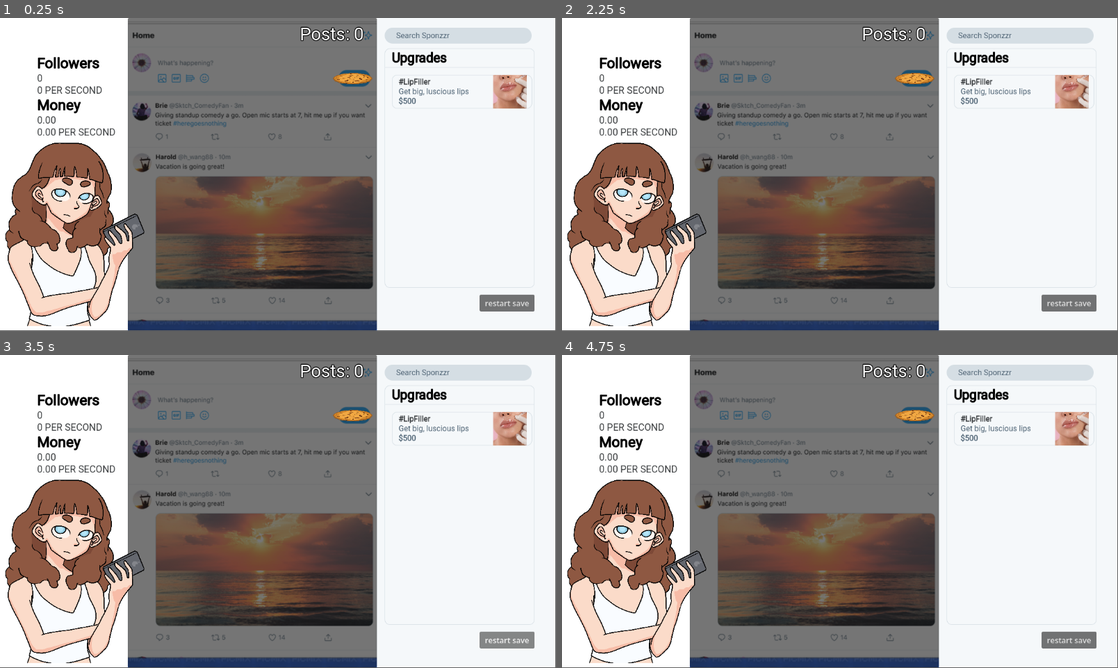
Above: before the commit, frames 1-4 (two rows, left to right).
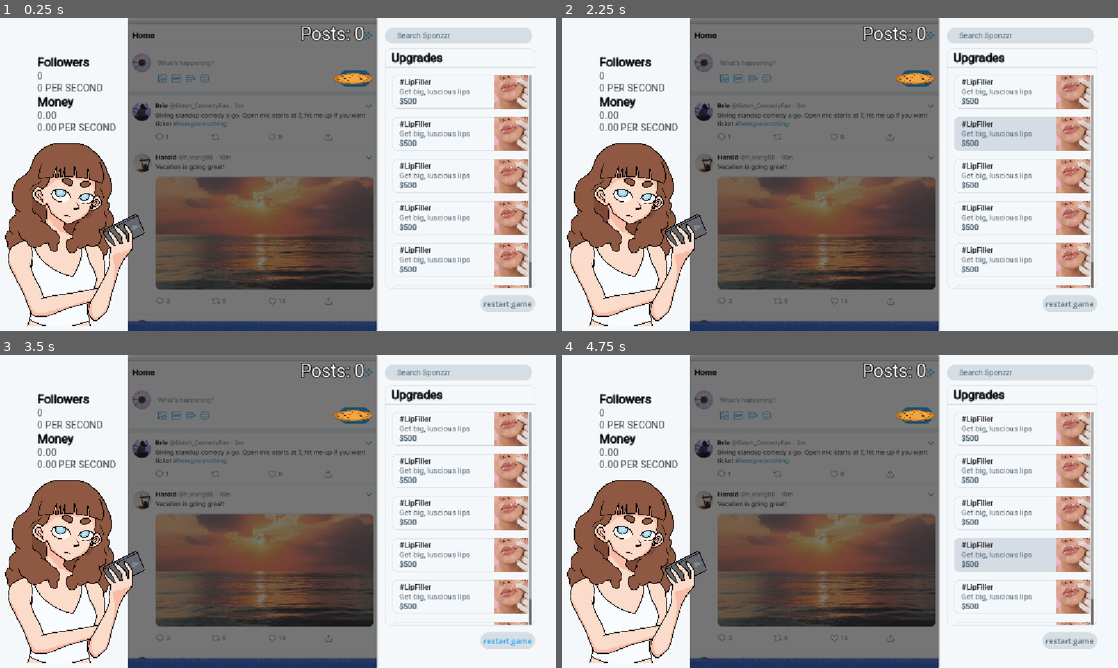
Above: after the commit, the same moments.

Repository: pluto13x/sponzorusa-simulator
Game: Godot game, scene res://scenes/game.tscn
Same seed, same stepped clock (60 frames per second), same inputs: the game is played once before the commit and once after it.
Inputs (mouse positions are in pixels of both pictures, inside the frame that each line leads up to):
- Up to frame 1 (0.25 s): no input
- Up to frame 2 (2.25 s): click (1023, 93) at 0.52 s; click (1023, 93) at 1.27 s; click (1023, 133) at 2.02 s
- Up to frame 3 (3.5 s): click "restart save" (after the commit: "restart game") at 2.75 s
- Up to frame 4 (4.75 s): click (1023, 511) at 3.52 s; click (1023, 555) at 4.27 s
In our replay, the window is 799x449 before the commit and 800x450 after it. These sizes can differ from the game's own. Grey fills any space a smaller window leaves; there, only what the larger window draws over its background counts as a difference.

The runs differ from the first frame. In frame 1, 9.7% of the frame differs, in the area x 0-97%, y 0-100%; in frame 2, 11%; in frame 3, 9.8%; in frame 4, 11%.

Commit message:
scrollable upgrades and ui updates

Diff:
--- a/project.godot
+++ b/project.godot
@@ -14,6 +14,10 @@
 run/main_scene="uid://c21siau1woym7"
 config/features=PackedStringArray("4.6", "GL Compatibility")
 
+[display]
+
+window/stretch/mode="canvas_items"
+
 [physics]
 
 3d/physics_engine="Jolt Physics"
--- a/scenes/game.tscn
+++ b/scenes/game.tscn
@@ -4,21 +4,14 @@
 [ext_resource type="Texture2D" uid="uid://dhxlek2fagvcq" path="res://Screenshot 2026-03-25 234912.png" id="2_u5sy4"]
 [ext_resource type="FontFile" uid="uid://dotcd5415ybtp" path="res://assets/fonts/Roboto-VariableFont_wdth,wght.ttf" id="3_gee14"]
 [ext_resource type="Script" uid="uid://bdnampsdc2ngg" path="res://scripts/stats.gd" id="4_0tnpc"]
-[ext_resource type="Texture2D" uid="uid://7w7donwap0or" path="res://assets/upgrade icons/AdobeStock_316494354-scaled.png" id="4_gee14"]
-[ext_resource type="StyleBox" uid="uid://bed357cj0m3pq" path="res://styles/defaultUpgrade.tres" id="4_vtaks"]
+[ext_resource type="PackedScene" uid="uid://cyhhvmvjjpvxw" path="res://scenes/upgrade_button.tscn" id="4_gee14"]
+[ext_resource type="StyleBox" uid="uid://bfiw1lc2liaon" path="res://styles/search.tres" id="4_vtaks"]
 [ext_resource type="Texture2D" uid="uid://bqm2gipwmx0gg" path="res://assets/img/cookie.png" id="5_vtaks"]
 [ext_resource type="PackedScene" uid="uid://dqm8lpmabpugh" path="res://scenes/sponzorusa.tscn" id="6_kvpfn"]
 [ext_resource type="Script" uid="uid://b5y1pcppps2cc" path="res://scenes/posts.gd" id="6_u5sy4"]
 
 [sub_resource type="StyleBoxFlat" id="StyleBoxFlat_eow3j"]
 bg_color = Color(0.9607843, 0.972549, 0.98039216, 1)
-
-[sub_resource type="StyleBoxFlat" id="StyleBoxFlat_gee14"]
-bg_color = Color(0.8352941, 0.87058824, 0.89411765, 1)
-corner_radius_top_left = 20
-corner_radius_top_right = 20
-corner_radius_bottom_right = 20
-corner_radius_bottom_left = 20
 
 [sub_resource type="StyleBoxFlat" id="StyleBoxFlat_u5sy4"]
 bg_color = Color(0.9607843, 0.972549, 0.98039216, 1)
@@ -39,15 +32,8 @@
 corner_radius_bottom_right = 10
 corner_radius_bottom_left = 10
 
-[sub_resource type="StyleBoxFlat" id="StyleBoxFlat_kvpfn"]
-bg_color = Color(0.8352941, 0.8627451, 0.89411765, 1)
-corner_radius_top_left = 10
-corner_radius_top_right = 10
-corner_radius_bottom_right = 10
-corner_radius_bottom_left = 10
-
 [sub_resource type="StyleBoxFlat" id="StyleBoxFlat_j5wjh"]
-bg_color = Color(1, 1, 1, 1)
+bg_color = Color(0.9607843, 0.972549, 0.98039216, 1)
 
 [sub_resource type="Theme" id="Theme_7jktm"]
 
@@ -84,7 +70,7 @@
 offset_bottom = 53.0
 theme_override_colors/font_color = Color(0.30980393, 0.39215687, 0.45882353, 1)
 theme_override_fonts/font = ExtResource("3_gee14")
-theme_override_styles/normal = SubResource("StyleBoxFlat_gee14")
+theme_override_styles/normal = ExtResource("4_vtaks")
 text = "      Search Sponzzr"
 vertical_alignment = 1
 
@@ -95,10 +81,11 @@
 offset_right = 327.0
 offset_bottom = 103.0
 size_flags_vertical = 0
-theme_override_colors/font_color = Color(0, 0, 0, 1)
+theme_override_colors/font_color = Color(0.039215688, 0.047058824, 0.05490196, 1)
+theme_override_colors/font_outline_color = Color(0.039215688, 0.047058824, 0.05490196, 1)
 theme_override_constants/outline_size = 3
 theme_override_fonts/font = ExtResource("3_gee14")
-theme_override_font_sizes/font_size = 27
+theme_override_font_sizes/font_size = 25
 theme_override_styles/normal = SubResource("StyleBoxFlat_u5sy4")
 text = "  Upgrades"
 vertical_alignment = 1
@@ -119,65 +106,33 @@
 theme_override_constants/margin_top = 15
 theme_override_constants/margin_right = 5
 
-[node name="UpgradeButtons" type="VBoxContainer" parent="RightPanel/Panel/MarginContainer" unique_id=264514197]
-layout_mode = 2
+[node name="ScrollContainer" type="ScrollContainer" parent="RightPanel/Panel/MarginContainer" unique_id=185988628]
+layout_mode = 2
+horizontal_scroll_mode = 0
+
+[node name="UpgradeButtons" type="VBoxContainer" parent="RightPanel/Panel/MarginContainer/ScrollContainer" unique_id=264514197]
+layout_mode = 2
+size_flags_horizontal = 3
+size_flags_vertical = 3
 theme_override_constants/separation = 17
 
-[node name="Button" type="Button" parent="RightPanel/Panel/MarginContainer/UpgradeButtons" unique_id=1411194802]
-custom_minimum_size = Vector2(0, 70)
-layout_mode = 2
-theme_override_styles/normal = ExtResource("4_vtaks")
-theme_override_styles/pressed = ExtResource("4_vtaks")
-theme_override_styles/hover = SubResource("StyleBoxFlat_kvpfn")
-
-[node name="HBoxContainer" type="HBoxContainer" parent="RightPanel/Panel/MarginContainer/UpgradeButtons/Button" unique_id=892110688]
-layout_mode = 1
-anchors_preset = 15
-anchor_right = 1.0
-anchor_bottom = 1.0
-grow_horizontal = 2
-grow_vertical = 2
-theme_override_constants/separation = 10
-
-[node name="MarginContainer" type="MarginContainer" parent="RightPanel/Panel/MarginContainer/UpgradeButtons/Button/HBoxContainer" unique_id=2078070456]
-custom_minimum_size = Vector2(200, 0)
-layout_mode = 2
-theme_override_constants/margin_left = 14
-theme_override_constants/margin_top = 5
-theme_override_constants/margin_bottom = 0
-
-[node name="VBoxContainer" type="VBoxContainer" parent="RightPanel/Panel/MarginContainer/UpgradeButtons/Button/HBoxContainer/MarginContainer" unique_id=1402188554]
-layout_mode = 2
-size_flags_horizontal = 3
-theme_override_constants/separation = 1
-
-[node name="Name" type="Label" parent="RightPanel/Panel/MarginContainer/UpgradeButtons/Button/HBoxContainer/MarginContainer/VBoxContainer" unique_id=1328976352]
-layout_mode = 2
-theme_override_colors/font_color = Color(0.20784314, 0.21960784, 0.23137255, 1)
-theme_override_colors/font_outline_color = Color(0.20784314, 0.21960784, 0.23137255, 1)
-theme_override_constants/outline_size = 1
-theme_override_fonts/font = ExtResource("3_gee14")
-text = "#LipFiller"
-
-[node name="Desc" type="Label" parent="RightPanel/Panel/MarginContainer/UpgradeButtons/Button/HBoxContainer/MarginContainer/VBoxContainer" unique_id=1872541031]
-layout_mode = 2
-theme_override_colors/font_color = Color(0.30980393, 0.39215687, 0.45882353, 1)
-theme_override_fonts/font = ExtResource("3_gee14")
-text = "Get big, luscious lips"
-
-[node name="Price" type="Label" parent="RightPanel/Panel/MarginContainer/UpgradeButtons/Button/HBoxContainer/MarginContainer/VBoxContainer" unique_id=1243665083]
-layout_mode = 2
-theme_override_colors/font_color = Color(0.30980393, 0.39215687, 0.45882353, 1)
-theme_override_colors/font_outline_color = Color(0.30980393, 0.39215687, 0.45882353, 1)
-theme_override_constants/outline_size = 1
-theme_override_fonts/font = ExtResource("3_gee14")
-text = "$500"
-
-[node name="TextureRect" type="TextureRect" parent="RightPanel/Panel/MarginContainer/UpgradeButtons/Button/HBoxContainer" unique_id=786626956]
-layout_mode = 2
-texture = ExtResource("4_gee14")
-expand_mode = 2
-stretch_mode = 6
+[node name="UpgradeButton" parent="RightPanel/Panel/MarginContainer/ScrollContainer/UpgradeButtons" unique_id=1393777787 instance=ExtResource("4_gee14")]
+layout_mode = 2
+
+[node name="UpgradeButton2" parent="RightPanel/Panel/MarginContainer/ScrollContainer/UpgradeButtons" unique_id=371594509 instance=ExtResource("4_gee14")]
+layout_mode = 2
+
+[node name="UpgradeButton3" parent="RightPanel/Panel/MarginContainer/ScrollContainer/UpgradeButtons" unique_id=2031301634 instance=ExtResource("4_gee14")]
+layout_mode = 2
+
+[node name="UpgradeButton4" parent="RightPanel/Panel/MarginContainer/ScrollContainer/UpgradeButtons" unique_id=1840947658 instance=ExtResource("4_gee14")]
+layout_mode = 2
+
+[node name="UpgradeButton5" parent="RightPanel/Panel/MarginContainer/ScrollContainer/UpgradeButtons" unique_id=1926630113 instance=ExtResource("4_gee14")]
+layout_mode = 2
+
+[node name="UpgradeButton6" parent="RightPanel/Panel/MarginContainer/ScrollContainer/UpgradeButtons" unique_id=1370551518 instance=ExtResource("4_gee14")]
+layout_mode = 2
 
 [node name="LeftPanel" type="Panel" parent="." unique_id=907673007]
 layout_mode = 1
@@ -207,19 +162,19 @@
 
 [node name="Followers" type="Label" parent="LeftPanel/MarginContainer/Stats" unique_id=277924774]
 layout_mode = 2
-theme_override_colors/font_color = Color(0, 0, 0, 1)
-theme_override_colors/font_outline_color = Color(0, 0, 0, 1)
+theme_override_colors/font_color = Color(0.039215688, 0.047058824, 0.05490196, 1)
+theme_override_colors/font_outline_color = Color(0.039215688, 0.047058824, 0.05490196, 1)
 theme_override_constants/line_spacing = 0
 theme_override_constants/outline_size = 3
 theme_override_fonts/font = ExtResource("3_gee14")
-theme_override_font_sizes/font_size = 30
+theme_override_font_sizes/font_size = 25
 text = "Followers"
 vertical_alignment = 1
 
 [node name="FollowerCount" type="Label" parent="LeftPanel/MarginContainer/Stats" unique_id=320573723]
 layout_mode = 2
 theme = SubResource("Theme_7jktm")
-theme_override_colors/font_color = Color(0.23137255, 0.24313726, 0.2509804, 1)
+theme_override_colors/font_color = Color(0.20784314, 0.21960784, 0.23137255, 1)
 theme_override_constants/line_spacing = 0
 theme_override_constants/paragraph_spacing = 0
 theme_override_fonts/font = ExtResource("3_gee14")
@@ -230,7 +185,7 @@
 [node name="FollowersPerSec" type="Label" parent="LeftPanel/MarginContainer/Stats" unique_id=490066092]
 layout_mode = 2
 theme = SubResource("Theme_7jktm")
-theme_override_colors/font_color = Color(0.23137255, 0.24313726, 0.2509804, 1)
+theme_override_colors/font_color = Color(0.20784314, 0.21960784, 0.23137255, 1)
 theme_override_constants/line_spacing = 0
 theme_override_constants/paragraph_spacing = 0
 theme_override_fonts/font = ExtResource("3_gee14")
@@ -240,19 +195,19 @@
 
 [node name="Money" type="Label" parent="LeftPanel/MarginContainer/Stats" unique_id=1744714015]
 layout_mode = 2
-theme_override_colors/font_color = Color(0, 0, 0, 1)
-theme_override_colors/font_outline_color = Color(0, 0, 0, 1)
+theme_override_colors/font_color = Color(0.039215688, 0.047058824, 0.05490196, 1)
+theme_override_colors/font_outline_color = Color(0.039215688, 0.047058824, 0.05490196, 1)
 theme_override_constants/line_spacing = 0
 theme_override_constants/outline_size = 3
 theme_override_fonts/font = ExtResource("3_gee14")
-theme_override_font_sizes/font_size = 30
+theme_override_font_sizes/font_size = 25
 text = "Money"
 vertical_alignment = 1
 
 [node name="MoneyCount" type="Label" parent="LeftPanel/MarginContainer/Stats" unique_id=1835636566]
 layout_mode = 2
 theme = SubResource("Theme_7jktm")
-theme_override_colors/font_color = Color(0.23137255, 0.24313726, 0.2509804, 1)
+theme_override_colors/font_color = Color(0.20784314, 0.21960784, 0.23137255, 1)
 theme_override_constants/line_spacing = 0
 theme_override_constants/paragraph_spacing = 0
 theme_override_fonts/font = ExtResource("3_gee14")
@@ -263,7 +218,7 @@
 [node name="MoneyPerSec" type="Label" parent="LeftPanel/MarginContainer/Stats" unique_id=419666322]
 layout_mode = 2
 theme = SubResource("Theme_7jktm")
-theme_override_colors/font_color = Color(0.23137255, 0.24313726, 0.2509804, 1)
+theme_override_colors/font_color = Color(0.20784314, 0.21960784, 0.23137255, 1)
 theme_override_constants/line_spacing = 0
 theme_override_constants/paragraph_spacing = 0
 theme_override_fonts/font = ExtResource("3_gee14")
@@ -311,7 +266,12 @@
 offset_top = 574.0
 offset_right = 1109.0
 offset_bottom = 609.0
-text = "restart save"
+theme_override_colors/font_color = Color(0.30980393, 0.39215687, 0.45882353, 1)
+theme_override_colors/font_hover_color = Color(0.11372549, 0.6313726, 0.9490196, 1)
+theme_override_styles/normal = ExtResource("4_vtaks")
+theme_override_styles/pressed = ExtResource("4_vtaks")
+theme_override_styles/hover = ExtResource("4_vtaks")
+text = "restart game"
 
 [node name="Timer" type="Timer" parent="." unique_id=1965286781]
 wait_time = 0.1
--- /dev/null
+++ b/scenes/upgrade_button.tscn
@@ -0,0 +1,67 @@
+[gd_scene format=3 uid="uid://cyhhvmvjjpvxw"]
+
+[ext_resource type="StyleBox" uid="uid://ceknio475mw6m" path="res://styles/pressed.tres" id="1_isks0"]
+[ext_resource type="FontFile" uid="uid://dotcd5415ybtp" path="res://assets/fonts/Roboto-VariableFont_wdth,wght.ttf" id="2_0e4al"]
+[ext_resource type="Texture2D" uid="uid://7w7donwap0or" path="res://assets/upgrade icons/AdobeStock_316494354-scaled.png" id="3_o77qo"]
+
+[sub_resource type="StyleBoxFlat" id="StyleBoxFlat_kvpfn"]
+bg_color = Color(0.8352941, 0.8627451, 0.89411765, 1)
+corner_radius_top_left = 10
+corner_radius_top_right = 10
+corner_radius_bottom_right = 10
+corner_radius_bottom_left = 10
+
+[node name="UpgradeButton" type="Button" unique_id=1393777787]
+custom_minimum_size = Vector2(0, 70)
+theme_override_styles/normal = ExtResource("1_isks0")
+theme_override_styles/pressed = ExtResource("1_isks0")
+theme_override_styles/hover = SubResource("StyleBoxFlat_kvpfn")
+
+[node name="HBoxContainer" type="HBoxContainer" parent="." unique_id=1101192440]
+layout_mode = 1
+anchors_preset = 15
+anchor_right = 1.0
+anchor_bottom = 1.0
+grow_horizontal = 2
+grow_vertical = 2
+theme_override_constants/separation = 10
+
+[node name="MarginContainer" type="MarginContainer" parent="HBoxContainer" unique_id=1083453033]
+custom_minimum_size = Vector2(200, 0)
+layout_mode = 2
+theme_override_constants/margin_left = 14
+theme_override_constants/margin_top = 5
+theme_override_constants/margin_bottom = 0
+
+[node name="VBoxContainer" type="VBoxContainer" parent="HBoxContainer/MarginContainer" unique_id=1938275257]
+layout_mode = 2
+size_flags_horizontal = 3
+theme_override_constants/separation = 1
+
+[node name="Name" type="Label" parent="HBoxContainer/MarginContainer/VBoxContainer" unique_id=1083684922]
+layout_mode = 2
+theme_override_colors/font_color = Color(0.20784314, 0.21960784, 0.23137255, 1)
+theme_override_colors/font_outline_color = Color(0.20784314, 0.21960784, 0.23137255, 1)
+theme_override_constants/outline_size = 1
+theme_override_fonts/font = ExtResource("2_0e4al")
+text = "#LipFiller"
+
+[node name="Desc" type="Label" parent="HBoxContainer/MarginContainer/VBoxContainer" unique_id=1013874013]
+layout_mode = 2
+theme_override_colors/font_color = Color(0.30980393, 0.39215687, 0.45882353, 1)
+theme_override_fonts/font = ExtResource("2_0e4al")
+text = "Get big, luscious lips"
+
+[node name="Price" type="Label" parent="HBoxContainer/MarginContainer/VBoxContainer" unique_id=209566766]
+layout_mode = 2
+theme_override_colors/font_color = Color(0.30980393, 0.39215687, 0.45882353, 1)
+theme_override_colors/font_outline_color = Color(0.30980393, 0.39215687, 0.45882353, 1)
+theme_override_constants/outline_size = 1
+theme_override_fonts/font = ExtResource("2_0e4al")
+text = "$500"
+
+[node name="TextureRect" type="TextureRect" parent="HBoxContainer" unique_id=1019340585]
+layout_mode = 2
+texture = ExtResource("3_o77qo")
+expand_mode = 2
+stretch_mode = 6
--- /dev/null
+++ b/styles/pressed.tres
@@ -0,0 +1,14 @@
+[gd_resource type="StyleBoxFlat" format=3 uid="uid://ceknio475mw6m"]
+
+[resource]
+resource_local_to_scene = true
+bg_color = Color(0.9607843, 0.972549, 0.98039216, 1)
+border_width_left = 1
+border_width_top = 1
+border_width_right = 1
+border_width_bottom = 1
+border_color = Color(0.8352941, 0.87058824, 0.89411765, 1)
+corner_radius_top_left = 10
+corner_radius_top_right = 10
+corner_radius_bottom_right = 10
+corner_radius_bottom_left = 10
--- /dev/null
+++ b/styles/search.tres
@@ -0,0 +1,8 @@
+[gd_resource type="StyleBoxFlat" format=3 uid="uid://bfiw1lc2liaon"]
+
+[resource]
+bg_color = Color(0.8352941, 0.87058824, 0.89411765, 1)
+corner_radius_top_left = 20
+corner_radius_top_right = 20
+corner_radius_bottom_right = 20
+corner_radius_bottom_left = 20
